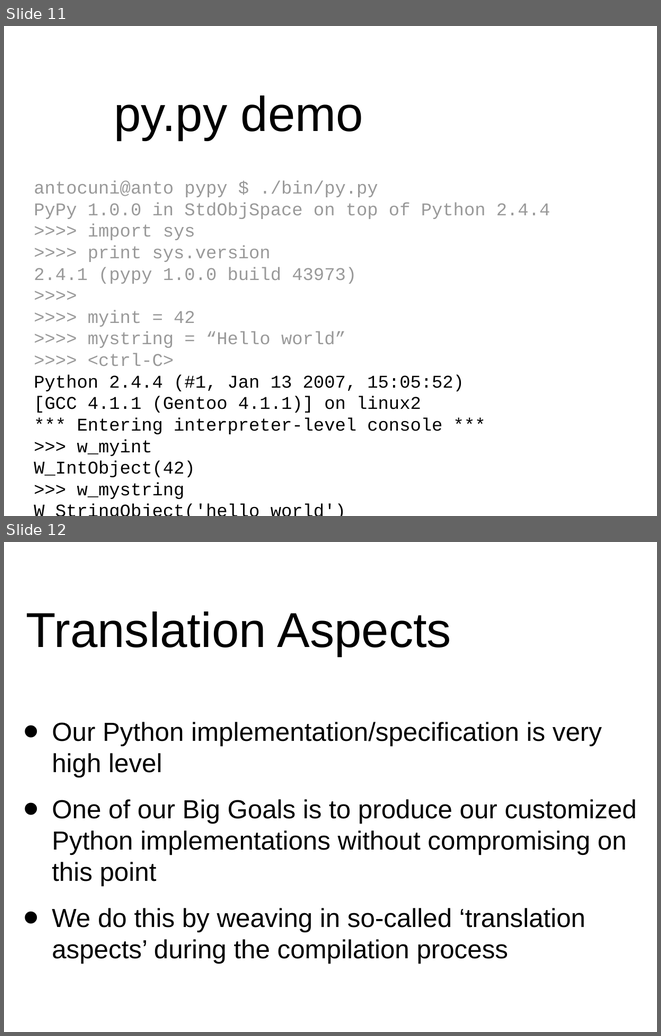
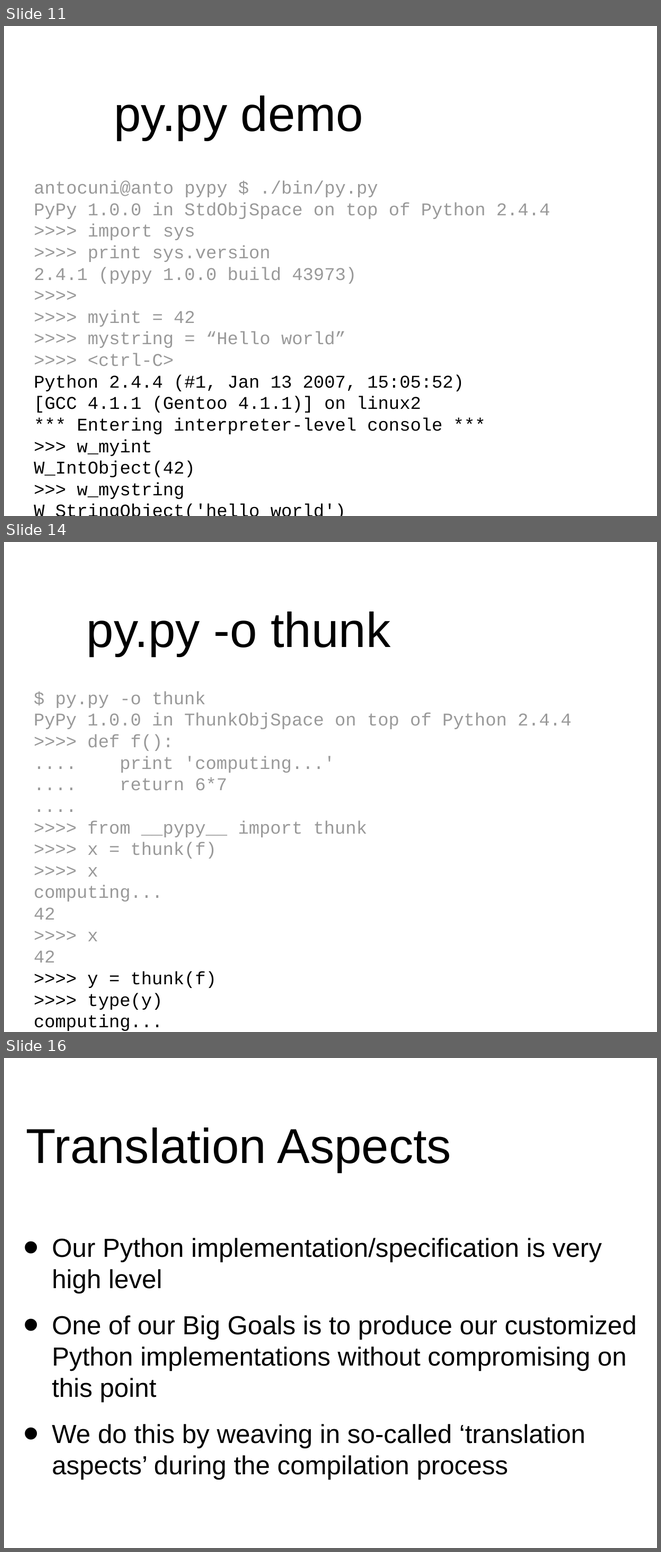
Before and after one commit to wdv4758h/pypy-extradoc, a slide deck: talk/pycon-uno2007/pycon07.odp. Shown one above the other, each under a label of ours: slides 11 and 12 before the commit, slides 11, 14 and 16 after it; the slides between them are not shown. The pictures are 661x1036 and 661x1552 pixels, drawn with LibreOffice and Linux fonts; fonts in the diff are those of the drawing; background and template pictures are left out. Boxes give left, top, right and bottom in pixels: in the first picture for what was removed or moved away, otherwise in the second. Text is boxed around its words. In the diff, an @@ line names an element or a change of style, - is before the commit and + after.

```diff
--- a/talk/pycon-uno2007/pycon07.odp
+++ b/talk/pycon-uno2007/pycon07.odp
@@ slide 14 added at bbox=[4, 542, 657, 1032], background #FFFFFF @@
@@ title added at bbox=[87, 611, 390, 656], 60 pt, text #000000 @@
+py.py -o thunk
@@ text added at bbox=[34, 691, 571, 1031], 22 pt, text #999999 @@
+$ py.py -o thunk
+PyPy 1.0.0 in ThunkObjSpace on top of Python 2.4.4
+>>>> def f():
+.... print 'computing...'
+.... return 6*7
+....
+>>>> from __pypy__ import thunk
+>>>> x = thunk(f)
+>>>> x
+computing...
+42
+>>>> x
+42
+>>>> y = thunk(f)
+>>>> type(y)
+computing...
+<type 'int'>
@@ what was slide 12 is now slide 16 @@
```
Also in this commit, not shown: 2 slides changed, 5 other slides added, 1 other file.
